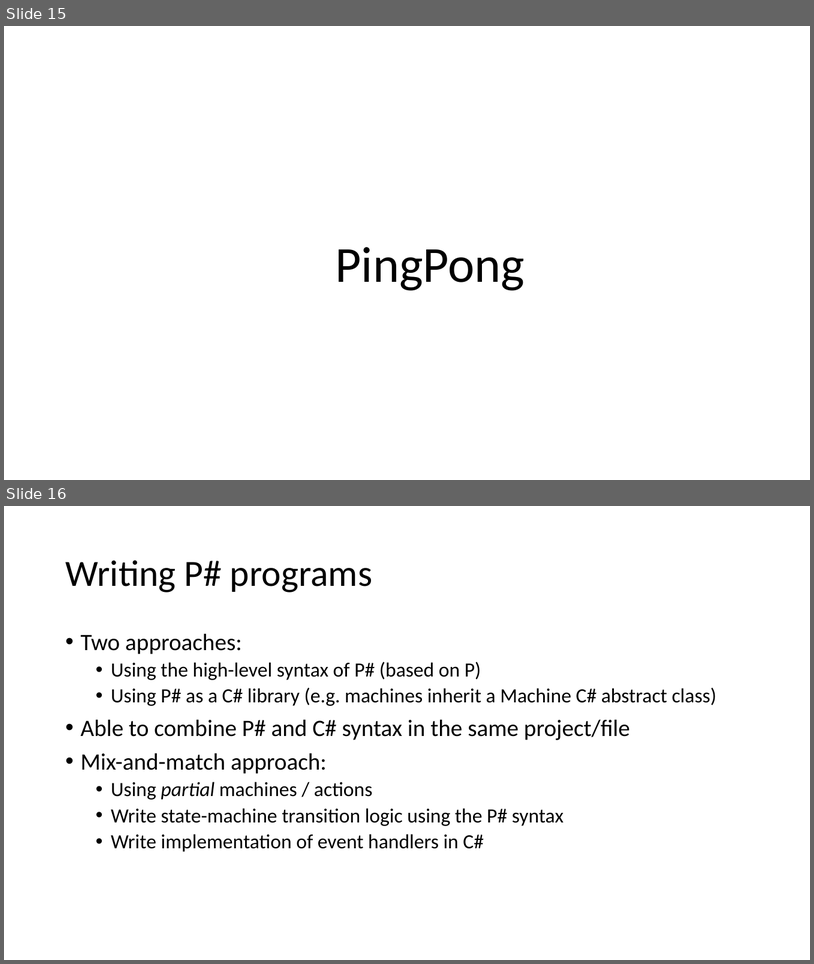
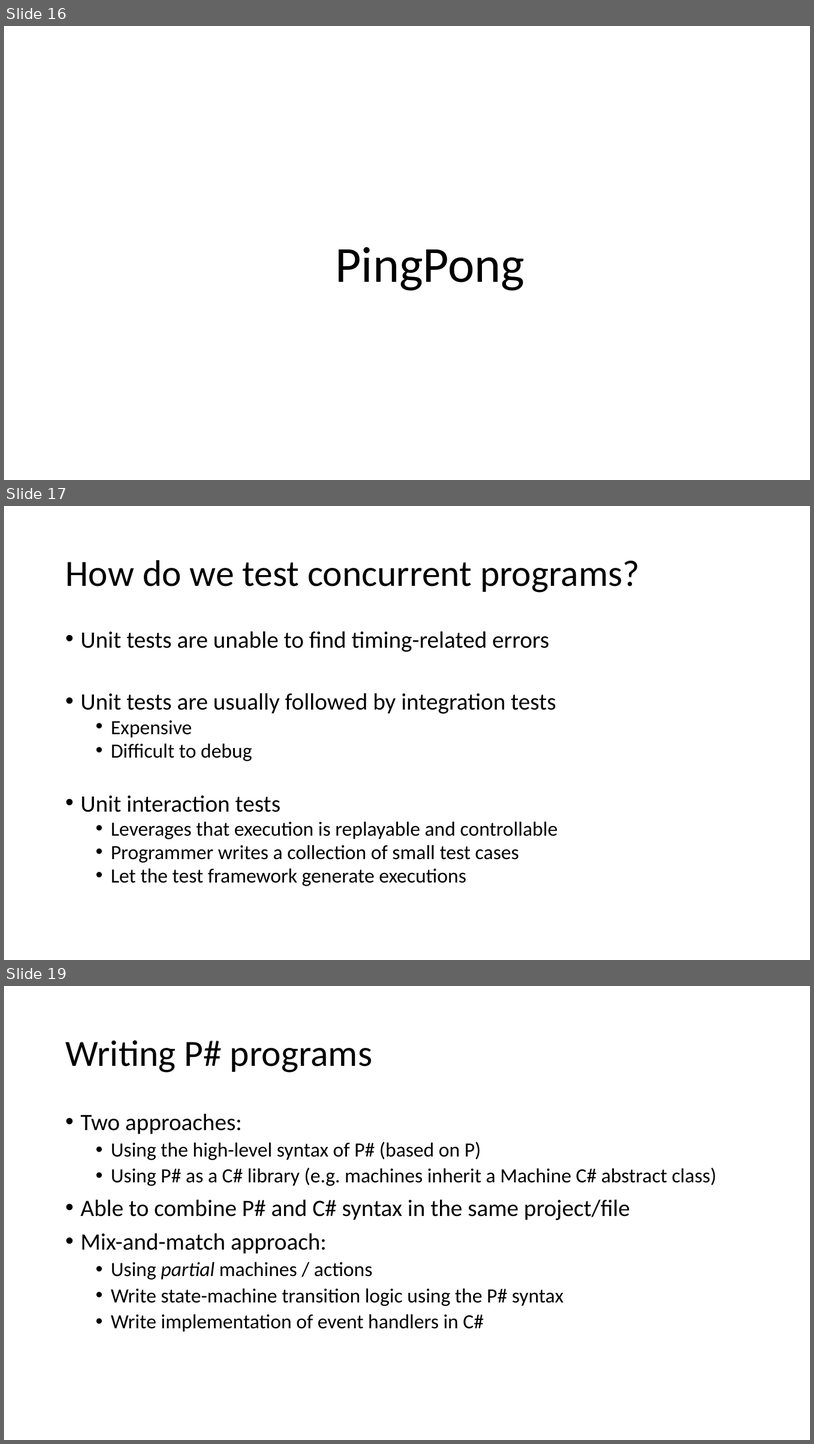
Before and after one commit to p-org/P, a slide deck: Tutorial/P-tutorial.pptx. Shown one above the other, each under a label of ours: slides 15 and 16 before the commit, slides 16, 17 and 19 after it; the slides between them are not shown. The pictures are 814x964 and 814x1444 pixels, drawn with LibreOffice and Linux fonts; fonts in the diff are those of the drawing. Boxes give left, top, right and bottom in pixels: in the first picture for what was removed or moved away, otherwise in the second. Text is boxed around its words. In the diff, an @@ line names an element or a change of style, - is before the commit and + after.

```diff
--- a/Tutorial/P-tutorial.pptx
+++ b/Tutorial/P-tutorial.pptx
@@ slide 17 added at <box>4,506,810,960</box>, background #FFFFFF @@
@@ title added at <box>65,560,640,592</box>, 44 pt, text #000000 @@
+How do we test concurrent programs?
@@ text added at <box>81,631,558,886</box>, 24 pt, text #000000 @@
+• Unit tests are unable to find timing-related errors
+• Unit tests are usually followed by integration tests
+  • Expensive
+  • Difficult to debug
+• Unit interaction tests
+  • Leverages that execution is replayable and controllable
+  • Programmer writes a collection of small test cases
+  • Let the test framework generate executions
@@ what was slide 15 is now slide 16 @@
@@ what was slide 16 is now slide 19 @@
```
Also in this commit, not shown: 2 slides changed, 2 other slides added.
